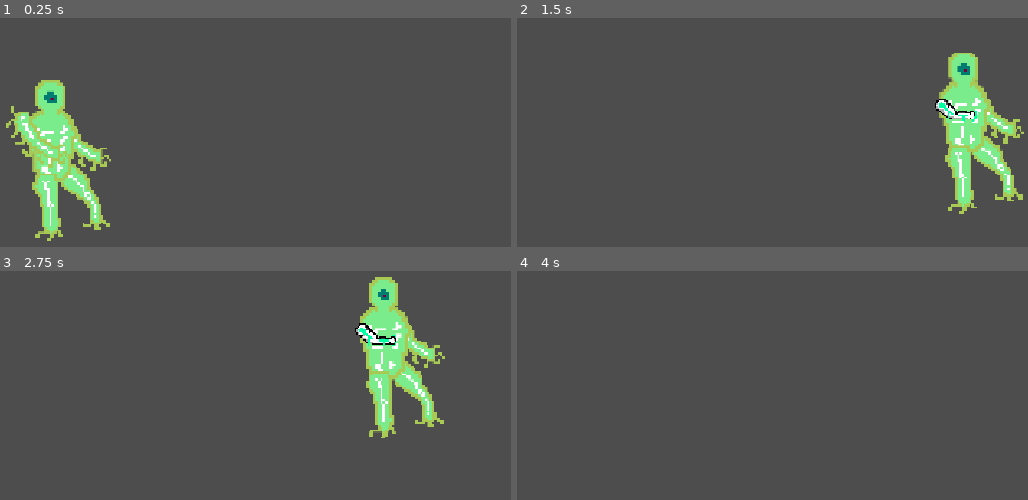
Above: before the commit, frames 1-4 (two rows, left to right).
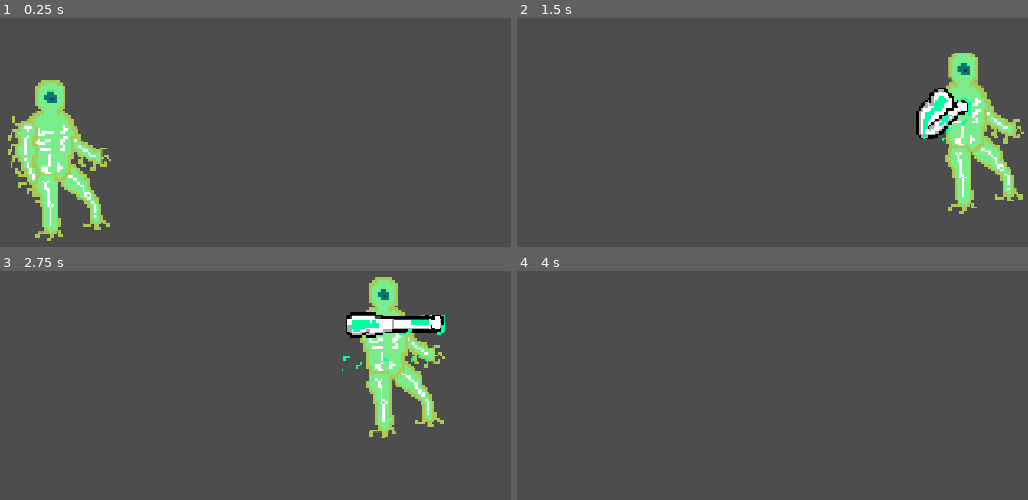
Above: after the commit, the same moments.

Repository: rohit0110/RogueLike
Game: Godot game, scene res://player_character.tscn
Two runs of this game, one before a commit and one after it. Both use one fixed random seed, a clock stepped at 60 frames per second and the inputs below. This scene is started directly instead of the project's main scene.
Inputs:
- Up to frame 1 (0.25 s): no input
- Up to frame 2 (1.5 s): tap Enter at 0.5 s; hold D (move_right) from 0.53 s (still down); tap E (change_arm) at 0.6 s; tap W (jump) at 0.77 s; tap Space (attack, bound only after the commit) at 0.8, 1.35 s
- Up to frame 3 (2.75 s): tap W (jump) at 1.52 s; tap E (change_arm) at 1.55, 2.1 s; tap Space (attack, bound only after the commit) at 2, 2.3 s; release D (move_right) at 2.03 s; hold A (move_left) from 2.03 s (still down)
- Up to frame 4 (4 s): release A (move_left) at 2.78 s; hold D (move_right) from 2.78 s (still down); tap Space (attack, bound only after the commit) at 2.85, 3.8 s; tap W (jump) at 3.02, 3.77 s; tap E (change_arm) at 3.05, 3.6 s; tap Enter at 3.5 s

The runs differ from the first frame. In frame 1, 1.5% of the frame differs, in the area x 1-14%, y 38-81%; in frame 2, 1.5%; in frame 3, 1.9%, in the area x 66-88%, y 17-44%; in frame 4, nothing differs.

Commit message:
Ignore this PR

Diff:
--- /dev/null
+++ b/merge/BodyParts/Arms/default_arm.gd
@@ -0,0 +1,6 @@
+extends Node2D
+
+@onready var anim = $AnimationPlayer
+
+func play_attack():
+	anim.play("attack")
--- a/merge/BodyParts/Arms/default_arm.tscn
+++ b/merge/BodyParts/Arms/default_arm.tscn
@@ -1,13 +1,57 @@
-[gd_scene load_steps=2 format=3 uid="uid://cx26m8ejujhp8"]
+[gd_scene load_steps=6 format=3 uid="uid://cx26m8ejujhp8"]
 
-[ext_resource type="Texture2D" uid="uid://cuoqxj008ksdx" path="res://Assets/Toechondria_Walk_SeparateParts_1.png" id="1_tcb8q"]
+[ext_resource type="Script" uid="uid://dhjyb4m4qkb7a" path="res://BodyParts/Arms/default_arm.gd" id="1_4khfm"]
+[ext_resource type="Texture2D" uid="uid://cpwoi6ioefoli" path="res://BodyParts/Arms/Toechondria_RightHandAttack_Animation.png" id="1_xl3bu"]
+
+[sub_resource type="Animation" id="Animation_4khfm"]
+length = 0.001
+tracks/0/type = "value"
+tracks/0/imported = false
+tracks/0/enabled = true
+tracks/0/path = NodePath("ToechondriaWalkSeparateParts1:frame")
+tracks/0/interp = 1
+tracks/0/loop_wrap = true
+tracks/0/keys = {
+"times": PackedFloat32Array(0),
+"transitions": PackedFloat32Array(1),
+"update": 1,
+"values": [0]
+}
+
+[sub_resource type="Animation" id="Animation_xl3bu"]
+resource_name = "attack"
+tracks/0/type = "value"
+tracks/0/imported = false
+tracks/0/enabled = true
+tracks/0/path = NodePath("ToechondriaWalkSeparateParts1:frame")
+tracks/0/interp = 1
+tracks/0/loop_wrap = true
+tracks/0/keys = {
+"times": PackedFloat32Array(0, 0.133333, 0.266667, 0.4, 0.533333, 0.666667, 0.8),
+"transitions": PackedFloat32Array(1, 1, 1, 1, 1, 1, 1),
+"update": 1,
+"values": [0, 1, 2, 3, 4, 5, 0]
+}
+
+[sub_resource type="AnimationLibrary" id="AnimationLibrary_yirit"]
+_data = {
+&"RESET": SubResource("Animation_4khfm"),
+&"attack": SubResource("Animation_xl3bu")
+}
 
 [node name="default_arm" type="Node2D"]
-
-[node name="Sprite2D" type="Sprite2D" parent="."]
+texture_filter = 1
+scale = Vector2(4, 4)
+script = ExtResource("1_4khfm")
 
 [node name="ToechondriaWalkSeparateParts1" type="Sprite2D" parent="."]
-scale = Vector2(0.2, 0.2)
-texture = ExtResource("1_tcb8q")
-region_enabled = true
+position = Vector2(3, 13.5)
+texture = ExtResource("1_xl3bu")
+hframes = 2
+vframes = 3
 region_rect = Rect2(1384, 2346, 455, 438)
+
+[node name="AnimationPlayer" type="AnimationPlayer" parent="."]
+libraries = {
+&"": SubResource("AnimationLibrary_yirit")
+}
--- /dev/null
+++ b/merge/BodyParts/Arms/test_arm.gd
@@ -0,0 +1,6 @@
+extends Node2D
+
+@onready var anim = $AnimationPlayer
+
+func play_attack():
+	anim.play("attack")
--- a/merge/BodyParts/Arms/test_arm.tscn
+++ b/merge/BodyParts/Arms/test_arm.tscn
@@ -1,11 +1,59 @@
-[gd_scene load_steps=2 format=3 uid="uid://bfony667xs5jm"]
+[gd_scene load_steps=6 format=3 uid="uid://bfony667xs5jm"]
 
-[ext_resource type="Texture2D" uid="uid://bivfiitd270bm" path="res://Assets/test_arm.png" id="1_r4mqa"]
+[ext_resource type="Texture2D" uid="uid://b7nx2jkuadqrr" path="res://BodyParts/Arms/arm attack - no fluff.png" id="1_dg762"]
+[ext_resource type="Script" uid="uid://fo4kt5vth2k7" path="res://BodyParts/Arms/test_arm.gd" id="1_pysri"]
+
+[sub_resource type="Animation" id="Animation_dg762"]
+length = 0.001
+tracks/0/type = "value"
+tracks/0/imported = false
+tracks/0/enabled = true
+tracks/0/path = NodePath(".:frame")
+tracks/0/interp = 1
+tracks/0/loop_wrap = true
+tracks/0/keys = {
+"times": PackedFloat32Array(0),
+"transitions": PackedFloat32Array(1),
+"update": 1,
+"values": [0]
+}
+
+[sub_resource type="Animation" id="Animation_pysri"]
+resource_name = "attack"
+length = 0.7
+tracks/0/type = "value"
+tracks/0/imported = false
+tracks/0/enabled = true
+tracks/0/path = NodePath(".:frame")
+tracks/0/interp = 1
+tracks/0/loop_wrap = true
+tracks/0/keys = {
+"times": PackedFloat32Array(0.0333333, 0.166667, 0.3, 0.433333, 0.566667),
+"transitions": PackedFloat32Array(1, 1, 1, 1, 1),
+"update": 1,
+"values": [0, 1, 2, 4, 0]
+}
+
+[sub_resource type="AnimationLibrary" id="AnimationLibrary_oa8rm"]
+_data = {
+&"RESET": SubResource("Animation_dg762"),
+&"attack": SubResource("Animation_pysri")
+}
 
 [node name="TestArm" type="Node2D"]
+scale = Vector2(2, 2)
+script = ExtResource("1_pysri")
+
+[node name="AnimationPlayer" type="AnimationPlayer" parent="."]
+root_node = NodePath("../Sprite2D")
+libraries = {
+&"": SubResource("AnimationLibrary_oa8rm")
+}
 
 [node name="Sprite2D" type="Sprite2D" parent="."]
 texture_filter = 1
 position = Vector2(7, 7)
 scale = Vector2(1.5, 1.5)
-texture = ExtResource("1_r4mqa")
+texture = ExtResource("1_dg762")
+hframes = 2
+vframes = 3
--- a/merge/player_character.gd
+++ b/merge/player_character.gd
@@ -32,3 +32,6 @@
 
 	if Input.is_action_just_pressed("change_arm"):
 		swap_arm("res://BodyParts/Arms/test_arm.tscn")
+
+	if Input.is_action_just_pressed("attack"):
+		current_arm.play_attack()
--- a/merge/player_character.tscn
+++ b/merge/player_character.tscn
@@ -32,7 +32,7 @@
 region_rect = Rect2(2534.61, 1270.66, 302.738, 430.56)
 
 [node name="left_arm_slot" type="Node2D" parent="."]
-position = Vector2(470, 171)
+position = Vector2(482, 170)
 
 [node name="LeftLeg" type="Sprite2D" parent="."]
 position = Vector2(485, 274)
@@ -49,5 +49,5 @@
 region_rect = Rect2(412.075, 2163.34, 238.364, 202.248)
 
 [node name="CollisionShape2D" type="CollisionShape2D" parent="."]
-position = Vector2(496, 201)
+position = Vector2(504, 209)
 shape = SubResource("CapsuleShape2D_0hvvw")
--- a/merge/project.godot
+++ b/merge/project.godot
@@ -46,6 +46,11 @@
 "events": [Object(InputEventKey,"resource_local_to_scene":false,"resource_name":"","device":-1,"window_id":0,"alt_press …(192 unchanged characters)…
 ]
 }
+attack={
+"deadzone": 0.2,
+"events": [Object(InputEventKey,"resource_local_to_scene":false,"resource_name":"","device":-1,"window_id":0,"alt_pressed":false,"shift_pressed":false,"ctrl_pressed":false,"meta_pressed":false,"pressed":false,"keycode":0,"physical_keycode":32,"key_label":0,"unicode":32,"location":0,"echo":false,"script":null)
+]
+}
 
 [rendering]
 
Binary file added: merge/BodyParts/Arms/Toechondria_RightHandAttack_Animation.png
Binary file added: merge/BodyParts/Arms/arm attack - no fluff.png
Not shown, added: merge/BodyParts/Arms/default_arm.gd.uid
Not shown, added: merge/BodyParts/Arms/test_arm.gd.uid
